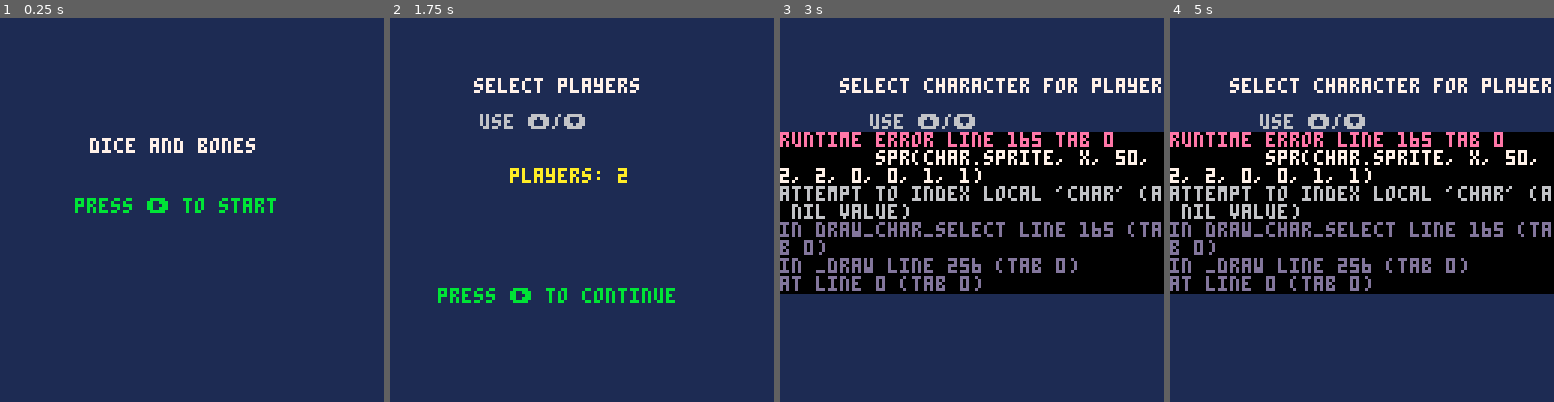
Above: before the commit, frames 1-4 (left to right).
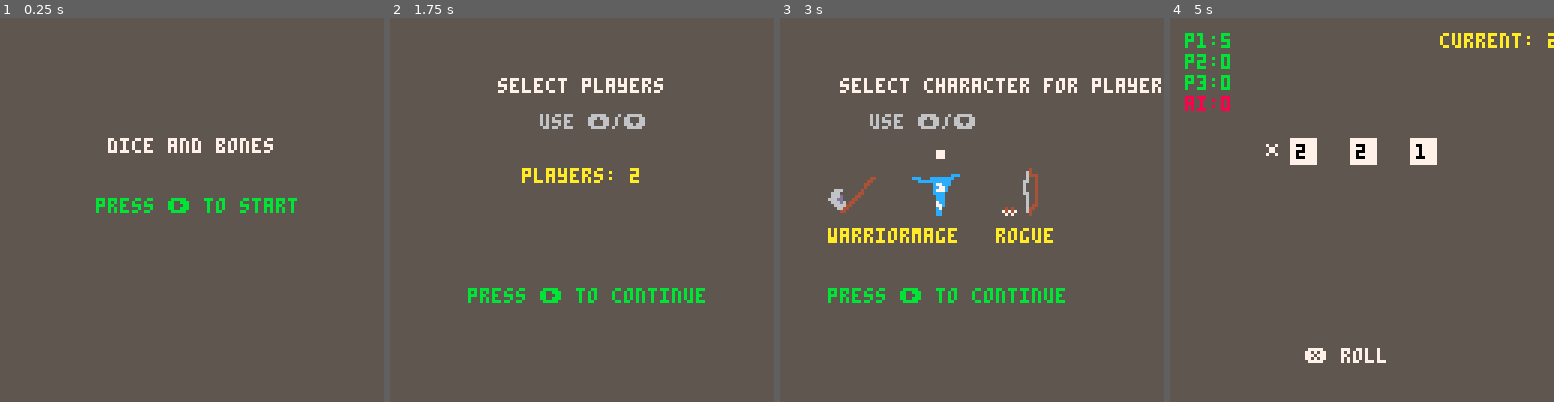
Above: after the commit, the same moments.

Repository: Nathanjms/dice-and-bones-pico8
Game: PICO-8 cartridge dice-and-bones.p8
Same seed, same stepped clock (60 frames per second), same inputs: the game is played once before the commit and once after it.
Inputs:
- Up to frame 1 (0.25 s): no input
- Up to frame 2 (1.75 s): tap O (Z key) at 0.7, 1.7 s; hold Right from 1.6 s (still down)
- Up to frame 3 (3 s): release Right at 2.1 s; tap O (Z key) at 2.1, 2.5, 2.9 s; hold Up 2.15-2.42 s; hold Right from 2.47 s (still down)
- Up to frame 4 (5 s): release Right at 3.03 s; hold Left 3.08-3.58 s; tap O (Z key) every 0.4 s from 3.3 to 4.9 s; hold Down 3.63-3.97 s; hold Right 4.02-4.68 s; hold Up from 4.73 s (still down)

The runs differ from the first frame. In frame 1, 99% of the frame differs, in the area x 0-100%, y 0-100%; in frame 2, 99%; in frame 3, 98%; in frame 4, 100%.
Error before the commit: runtime error line 165 tab 0; spr(char.sprite, x, 50, 2, 2, 0, 0, 1, 1); attempt to index local 'char' (a nil value)

Commit message:
fix issues, still bad

Diff:
--- a/dice-and-bones.p8
+++ b/dice-and-bones.p8
@@ -27,7 +27,7 @@
 current_player = 1
 char_select_config = {
     selected_player = 1,
-    chosen_character = 1
+    chosen_character_idx = 1
 }
 
 characters = {
@@ -39,7 +39,7 @@
 -------------------------------------
 function init_players()
     players = {}
-    characterCounter = 0
+    characterCounter = 1
     for i = 1, player_count do
         add(players, { ai = false, score = 0, character = characters[characterCounter] })
         characterCounter += 1
@@ -85,6 +85,25 @@
     roll_dice()
 end
 
+function hcenter(s)
+    -- screen center minus the
+    -- string length times the
+    -- pixels in a char's width,
+    -- cut in half
+    return 64 - #s * 2
+end
+
+function vcenter(s)
+    -- screen center minus the
+    -- string height in pixels,
+    -- cut in half
+    return 61
+end
+
+function print_center(s, y, color)
+    print(s, hcenter(s), y, color)
+end
+
 -------------------------------------
 -- state: main menu
 -------------------------------------
@@ -95,9 +114,9 @@
 end
 
 function draw_menu()
-    cls(1)
-    print("dice and bones", 30, 40, 7)
-    print("press ➡️ to start", 25, 60, 11)
+    cls(5)
+    print_center("dice and bones", 40, 7)
+    print_center("press ➡️ to start", 60, 11)
 end
 
 -------------------------------------
@@ -118,11 +137,11 @@
 end
 
 function draw_player_select()
-    cls(1)
-    print("select players", 28, 20, 7)
-    print("use ⬆️/⬇️", 30, 32, 6)
-    print("players: " .. player_count, 40, 50, 10)
-    print("press ➡️ to continue", 16, 90, 11)
+    cls(5)
+    print_center("select players", 20, 7)
+    print_center("use ⬆️/⬇️", 32, 6)
+    print_center("players: " .. player_count, 50, 10)
+    print_center("press ➡️ to continue", 90, 11)
 end
 
 -------------------------------------
@@ -130,18 +149,17 @@
 -------------------------------------
 function update_char_select()
     if btnp(⬇️) then
-        char_select_config.chosen_character = max(1, char_select_config.chosen_character - 1)
+        char_select_config.chosen_character_idx = max(1, char_select_config.chosen_character_idx - 1)
     end
     if btnp(⬆️) then
-        char_select_config.chosen_character = min(#characters, char_select_config.chosen_character + 1)
-    end
+        char_select_config.chosen_character_idx = min(#characters, char_select_config.chosen_character_idx + 1)
+    end
+    players[char_select_config.selected_player].character = characters[char_select_config.chosen_character_idx]
 
     if btnp(➡️) then
-        players[char_select_config.selected_player].character = characters[char_select_config.chosen_character]
         if char_select_config.selected_player < player_count then
             char_select_config.selected_player += 1
-        end
-        if char_select_config.selected_player >= player_count then
+        elseif char_select_config.selected_player >= player_count then
             state = "game"
         end
     end
@@ -154,19 +172,21 @@
 end
 
 function draw_char_select()
-    cls(1)
+    cls(5)
     print("select character for player " .. char_select_config.selected_player, 20, 20, 7)
     print("use ⬆️/⬇️", 30, 32, 6)
     -- display character sprites for each player in a row
-    interval = 20
-    x = 60
+    interval = 28
+    x = 16
     for i = 1, player_count do
         local char = players[i].character
         if i == char_select_config.selected_player then
-            rectfill(x, 50, x + 2, 52, 7)
+            rectfill(x + 8, 44, x + 10, 46, 7)
         end
-        spr(char.sprite, x, 50, 2, 2, 0, 0, 1, 1)
-        print(char.name, x, 70, 10)
+        if char then
+            spr(char.sprite, x, 50, 2, 2, 0, 0, 1, 1)
+            print(char.name, x, 70, 10)
+        end
         x += interval
     end
     if char_select_config.selected_player < player_count then
@@ -214,7 +234,7 @@
 end
 
 function draw_game()
-    cls(1)
+    cls(5)
 
     -- dice
     for d in all(dice) do
